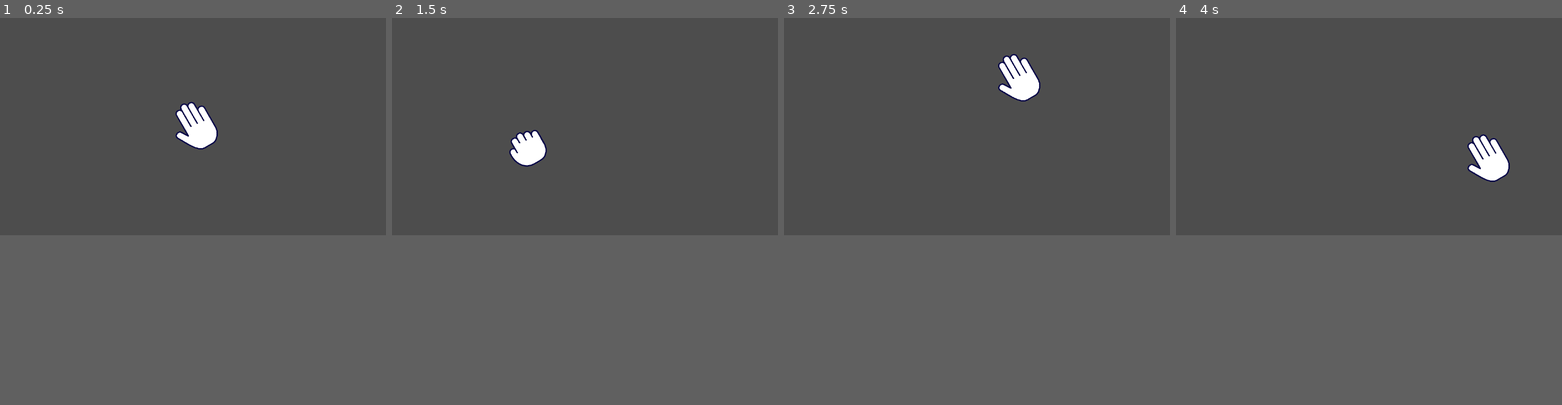
Above: before the commit, frames 1-4 (left to right).
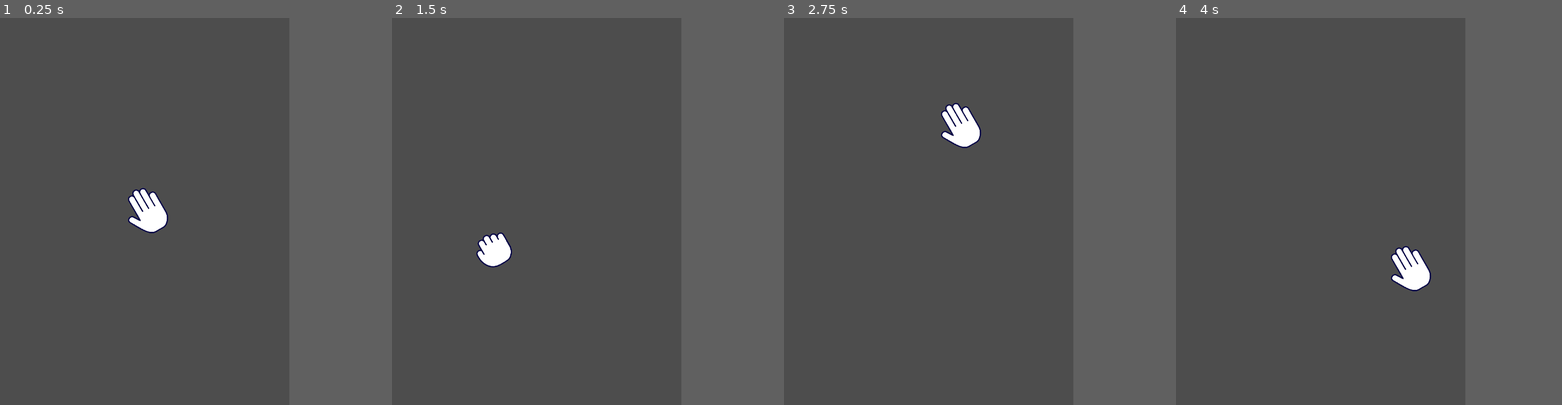
Above: after the commit, the same moments.

Repository: gwtt/-
Game: Godot game, scene res://全局脚本/鼠标指针/场景/mouse_icon.tscn
The game is run twice, just before and just after one commit, with the same random seed, the same clock (stepped at 60 frames per second) and the same inputs. Before the commit the project has no main scene; this scene is started directly in both runs.
Inputs (mouse positions are in pixels of both pictures, inside the frame that each line leads up to):
- Up to frame 1 (0.25 s): no input
- Up to frame 2 (1.5 s): tap Enter at 0.5 s; move the mouse to (669, 114) at 0.52 s; click (669, 114) at 0.67 s; tap Space at 1.25 s; drag from (507, 137) to (565, 168) at 1.27 s
- Up to frame 3 (2.75 s): move the mouse to (1015, 79) at 2.02 s; click (1015, 79) at 2.17 s
- Up to frame 4 (4 s): tap Enter at 2.75 s; drag from (1349, 168) to (1253, 95) at 2.77 s; move the mouse to (1484, 157) at 3.52 s; click (1484, 157) at 3.67 s
In our replay, the window is 799x449 before the commit and 599x800 after it. These sizes can differ from the game's own. Grey fills any space a smaller window leaves; there, only what the larger window draws over its background counts as a difference.

The runs differ from the first frame. In frame 1, 1.8% of the frame differs, in the area x 33-57%, y 21-56%; in frame 2, 1.3%; in frame 3, 1.8%; in frame 4, 1.8%, in the area x 55-87%, y 30-71%.

Commit message:
滑动测试
添加了图片滑动功能测试，comicH是水平场景，comicV是垂直场景

Diff:
--- a/project.godot
+++ b/project.godot
@@ -11,12 +11,18 @@
 [application]
 
 config/name="The first Game"
+run/main_scene="res://全局脚本/滑动测试/场景/comicV.tscn"
 config/features=PackedStringArray("4.2", "Forward Plus")
 config/icon="res://icon.svg"
 
 [autoload]
 
 MouseIcon="*res://全局脚本/鼠标指针/场景/mouse_icon.tscn"
+
+[display]
+
+window/size/viewport_width=909
+window/size/viewport_height=1214
 
 [dotnet]
 
--- /dev/null
+++ b/全局脚本/滑动测试/场景/comicH.tscn
@@ -0,0 +1,28 @@
+[gd_scene load_steps=4 format=3 uid="uid://d0jd7wp3r3qwl"]
+
+[ext_resource type="Script" path="res://全局脚本/滑动测试/脚本/comicH.gd" id="1_epc6a"]
+[ext_resource type="Texture2D" uid="uid://i4fq5qoowxk3" path="res://全局脚本/滑动测试/资源/漫画1.png" id="1_nl8ba"]
+[ext_resource type="Texture2D" uid="uid://beyhga2qb6a1y" path="res://全局脚本/滑动测试/资源/漫画2.png" id="3_tu3wi"]
+
+[node name="Comic" type="Node2D"]
+script = ExtResource("1_epc6a")
+
+[node name="Camera2D" type="Camera2D" parent="."]
+position = Vector2(454.5, 607)
+limit_left = 0
+limit_right = 1818
+
+[node name="PanelContainer" type="PanelContainer" parent="."]
+offset_right = 40.0
+offset_bottom = 40.0
+
+[node name="HBoxContainer" type="HBoxContainer" parent="PanelContainer"]
+layout_mode = 2
+
+[node name="Comic1" type="TextureRect" parent="PanelContainer/HBoxContainer"]
+layout_mode = 2
+texture = ExtResource("1_nl8ba")
+
+[node name="Comic2" type="TextureRect" parent="PanelContainer/HBoxContainer"]
+layout_mode = 2
+texture = ExtResource("3_tu3wi")
--- /dev/null
+++ b/全局脚本/滑动测试/场景/comicV.tscn
@@ -0,0 +1,28 @@
+[gd_scene load_steps=4 format=3 uid="uid://vrvcuovp8cfh"]
+
+[ext_resource type="Script" path="res://全局脚本/滑动测试/脚本/comicV.gd" id="1_6ug1v"]
+[ext_resource type="Texture2D" uid="uid://cpseq4q1qu2aj" path="res://全局脚本/滑动测试/资源/漫画3.png" id="3_4lf84"]
+[ext_resource type="Texture2D" uid="uid://bnvvc3f1er34j" path="res://全局脚本/滑动测试/资源/漫画4.png" id="4_i23b1"]
+
+[node name="Comic" type="Node2D"]
+script = ExtResource("1_6ug1v")
+
+[node name="Camera2D" type="Camera2D" parent="."]
+position = Vector2(454.5, 607)
+limit_top = 0
+limit_bottom = 2428
+
+[node name="PanelContainer1" type="PanelContainer" parent="."]
+offset_right = 909.0
+offset_bottom = 2432.0
+
+[node name="VBoxContainer" type="VBoxContainer" parent="PanelContainer1"]
+layout_mode = 2
+
+[node name="Comic3" type="TextureRect" parent="PanelContainer1/VBoxContainer"]
+layout_mode = 2
+texture = ExtResource("3_4lf84")
+
+[node name="Comic4" type="TextureRect" parent="PanelContainer1/VBoxContainer"]
+layout_mode = 2
+texture = ExtResource("4_i23b1")
--- /dev/null
+++ b/全局脚本/滑动测试/脚本/comicH.gd
@@ -0,0 +1,28 @@
+extends Node2D
+
+@onready var camera_2d = $Camera2D
+
+var isDrag = false
+var StartPos = 0
+var StartCamPos = 0
+# Called when the node enters the scene tree for the first time.
+func _ready():
+	pass # Replace with function body.
+
+
+func _input(event):
+	if event is InputEventMouseButton:
+		if event.button_index == 1:
+			if event.is_pressed():
+				isDrag = true
+				StartPos = event.position.x
+				StartCamPos = camera_2d.position.x
+			else:
+				isDrag = false
+				StartPos = 0
+	if 	isDrag:
+		var OFFSET = StartPos - event.position.x
+		camera_2d.position.x = StartCamPos + OFFSET
+
+
+	pass
--- /dev/null
+++ b/全局脚本/滑动测试/脚本/comicV.gd
@@ -0,0 +1,28 @@
+extends Node2D
+
+@onready var camera_2d = $Camera2D
+
+var isDrag = false
+var StartPos = 0
+var StartCamPos = 0
+# Called when the node enters the scene tree for the first time.
+func _ready():
+	pass # Replace with function body.
+
+
+func _input(event):
+	if event is InputEventMouseButton:
+		if event.button_index == 1:
+			if event.is_pressed():
+				isDrag = true
+				StartPos = event.position.y
+				StartCamPos = camera_2d.position.y
+			else:
+				isDrag = false
+				StartPos = 0
+	if 	isDrag:
+		var OFFSET = StartPos - event.position.y
+		camera_2d.position.y = StartCamPos + OFFSET
+
+
+	pass
--- a/全局脚本/鼠标指针/场景/mouse_icon.tscn
+++ b/全局脚本/鼠标指针/场景/mouse_icon.tscn
@@ -4,6 +4,7 @@
 [ext_resource type="Script" path="res://全局脚本/鼠标指针/脚本/mouse_icon.gd" id="2_w14vw"]
 
 [node name="mouse_icon" type="AnimatedSprite2D"]
+z_index = 99
 rotation = -0.523599
 sprite_frames = ExtResource("1_rxd2l")
 animation = &"默认"
Binary file added: 全局脚本/滑动测试/资源/漫画1.png
Not shown, added: 全局脚本/滑动测试/资源/漫画1.png.import
Binary file added: 全局脚本/滑动测试/资源/漫画2.png
Not shown, added: 全局脚本/滑动测试/资源/漫画2.png.import
Binary file added: 全局脚本/滑动测试/资源/漫画3.png
Not shown, added: 全局脚本/滑动测试/资源/漫画3.png.import
Binary file added: 全局脚本/滑动测试/资源/漫画4.png
Not shown, added: 全局脚本/滑动测试/资源/漫画4.png.import
Not shown, added: 全局脚本/滑动测试/场景/comB0F7.tmp
Not shown, added: 全局脚本/滑动测试/场景/comC49D.tmp
